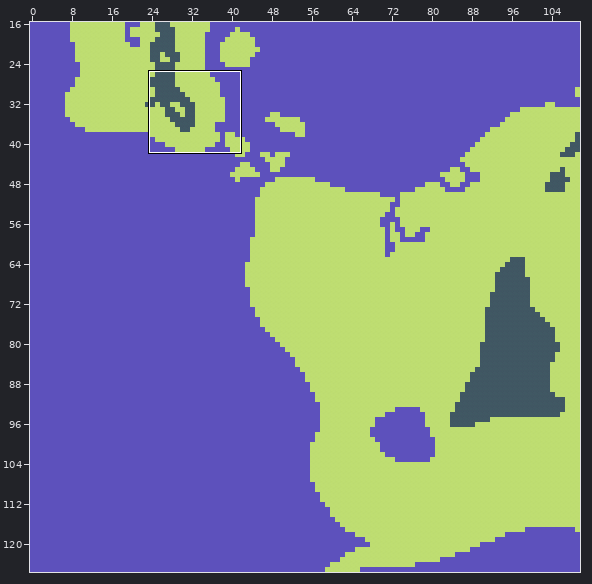
Level history. Tiled map: src/assets/tilemap/map.tmx. The first picture is a wide view before the edit; the outline marks the close-up.
Close-up. As it was:
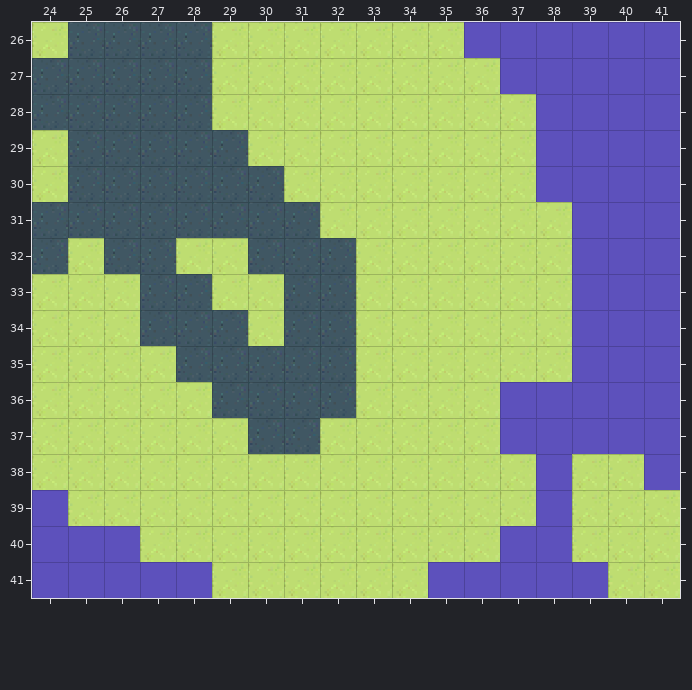
Cells are 48x48 px. Shown: x 24..41, y 26..41. The commit also changed other parts of the map, which this record leaves out.
The same view after the edit:
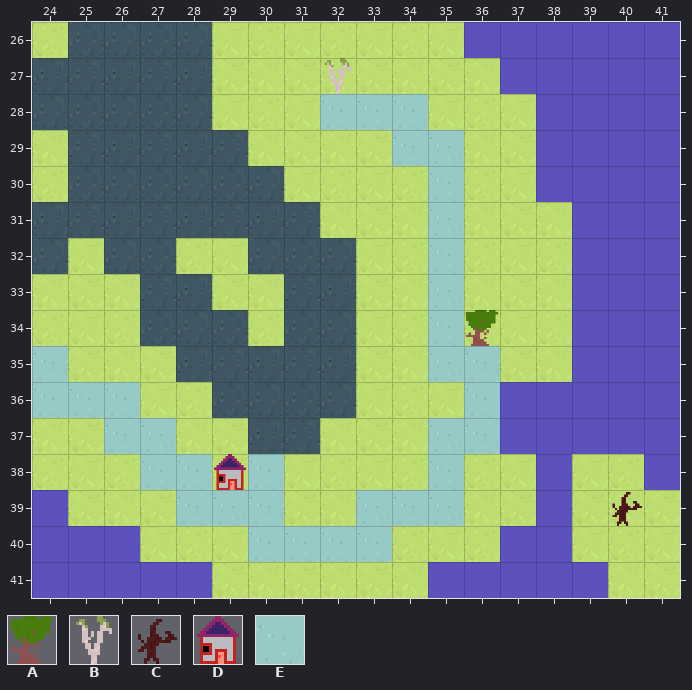
Key: from "ResourceTileset": A 0 "oak_tree", B 3 "eucalyptus_tree", C 6 "dead_ent"; from "buildings": D 0 "home", E 2 "road".
_ is an empty cell.
Tiles of an added or newly shown layer are drawn over the layers below it.
From the commit log: Harvested resources now actively travel over the map before being collected.
What changed:
{"where": "layer \"Resource Layer\" (added)"}
{"y":27,"x":32,"old":"_","new":"B"}
{"y":34,"x":36,"old":"_","new":"A"}
{"y":39,"x":40,"old":"_","new":"C"}
{"where": "layer \"Building Layer\" (added)"}
{"y":28,"x":32,"old":"___","new":"EEE"}
{"y":29,"x":34,"old":"__","new":"EE"}
{"y":30,"x":35,"old":"_","new":"E"}
{"y":31,"x":35,"old":"_","new":"E"}
{"y":32,"x":35,"old":"_","new":"E"}
{"y":33,"x":35,"old":"_","new":"E"}
{"y":34,"x":35,"old":"_","new":"E"}
{"y":35,"x":24,"old":"_","new":"E"}
{"y":35,"x":35,"old":"__","new":"EE"}
{"y":36,"x":24,"old":"___","new":"EEE"}
{"y":36,"x":36,"old":"_","new":"E"}
{"y":37,"x":26,"old":"__","new":"EE"}
{"y":37,"x":35,"old":"__","new":"EE"}
{"y":38,"x":27,"old":"____","new":"EEDE"}
{"y":38,"x":35,"old":"_","new":"E"}
{"y":39,"x":28,"old":"___","new":"EEE"}
{"y":39,"x":33,"old":"___","new":"EEE"}
{"y":40,"x":30,"old":"____","new":"EEEE"}
{"label":"added","picture_box":[32,58,500,562]}
{"label":"added","picture_box":[612,492,642,526]}
